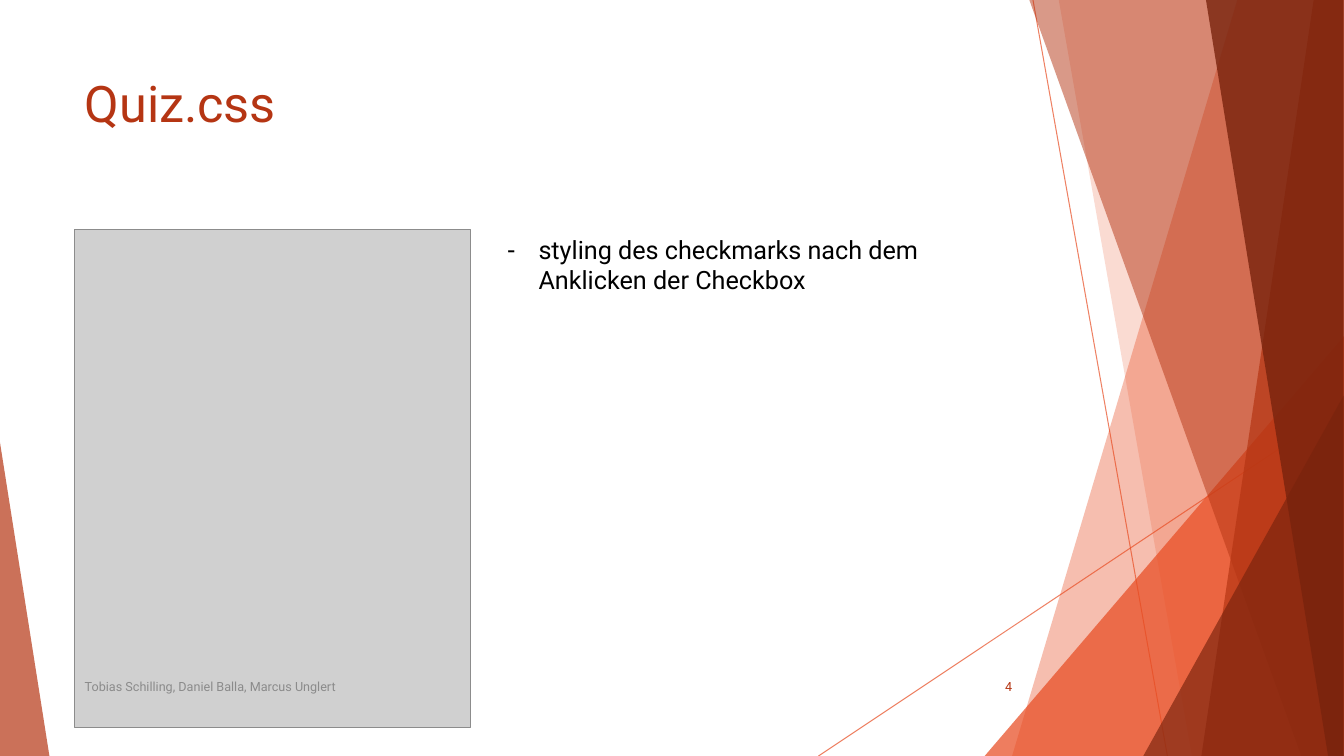
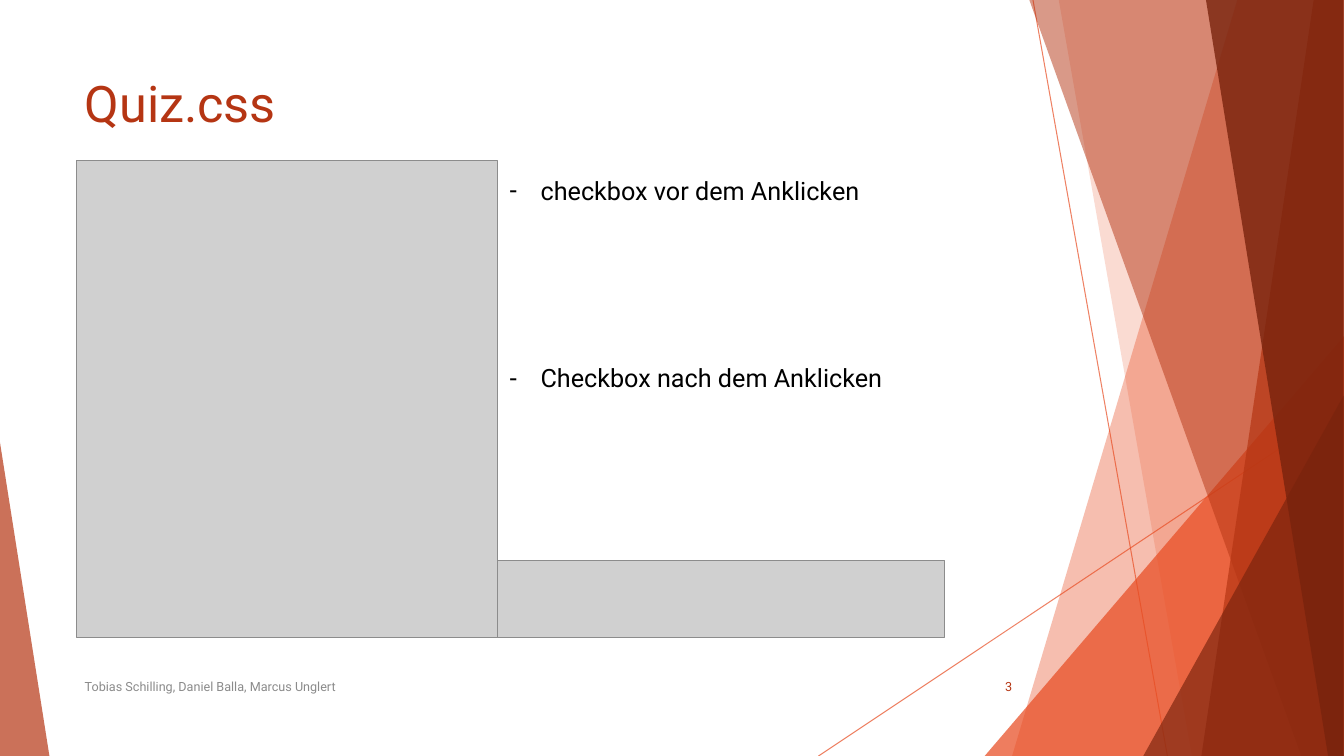
Before and after one commit to Poschinski/web-engineering-programmentwurf, a slide deck: slide 3 of docs/SportsPulse.pptx (slide 4 before the commit). Drawn at 1344x756 pixels with LibreOffice and Linux fonts; fonts in the diff are those of the drawing; grey boxes stand for pictures. Boxes give left, top, right and bottom in pixels: in the first picture for what was removed or moved away, otherwise in the second. Text is boxed around its words. In the diff, an @@ line names an element or a change of style, - is before the commit and + after.

```diff
--- a/docs/SportsPulse.pptx
+++ b/docs/SportsPulse.pptx
@@ picture: place and size @@
-picture at <box>75,229,471,727</box>
+picture at <box>77,161,497,638</box>
@@ text added at <box>541,181,859,201</box>, 18 pt, text #000000 @@
+– checkbox vor dem Anklicken
@@ text at <box>541,368,882,388</box>: text changed @@
-– styling des checkmarks nach dem Anklicken der Checkbox
+– Checkbox nach dem Anklicken
@@ picture added at <box>497,561,945,637</box> @@
@@ page number at <box>1005,682,1012,691</box>: text changed @@
-4
+3
```
Also in this commit, not shown: 3 other slides changed, 5 other files.
